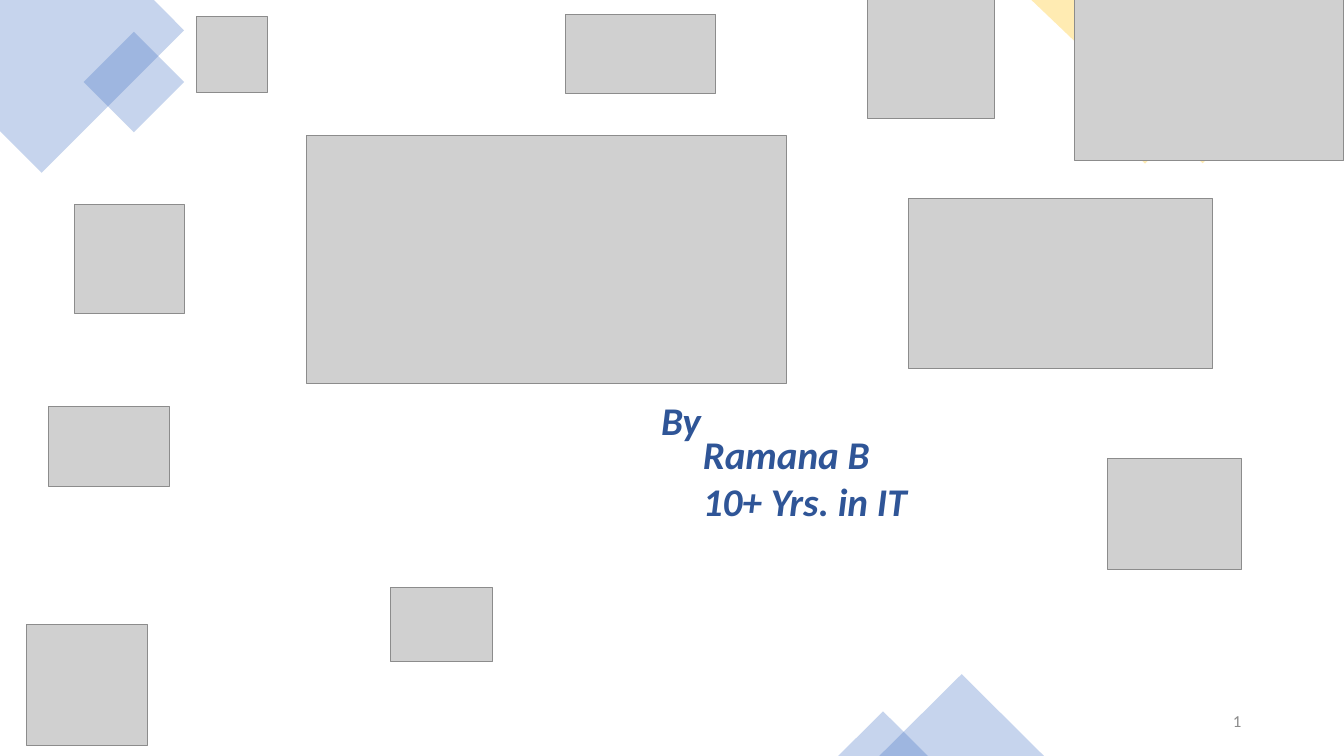
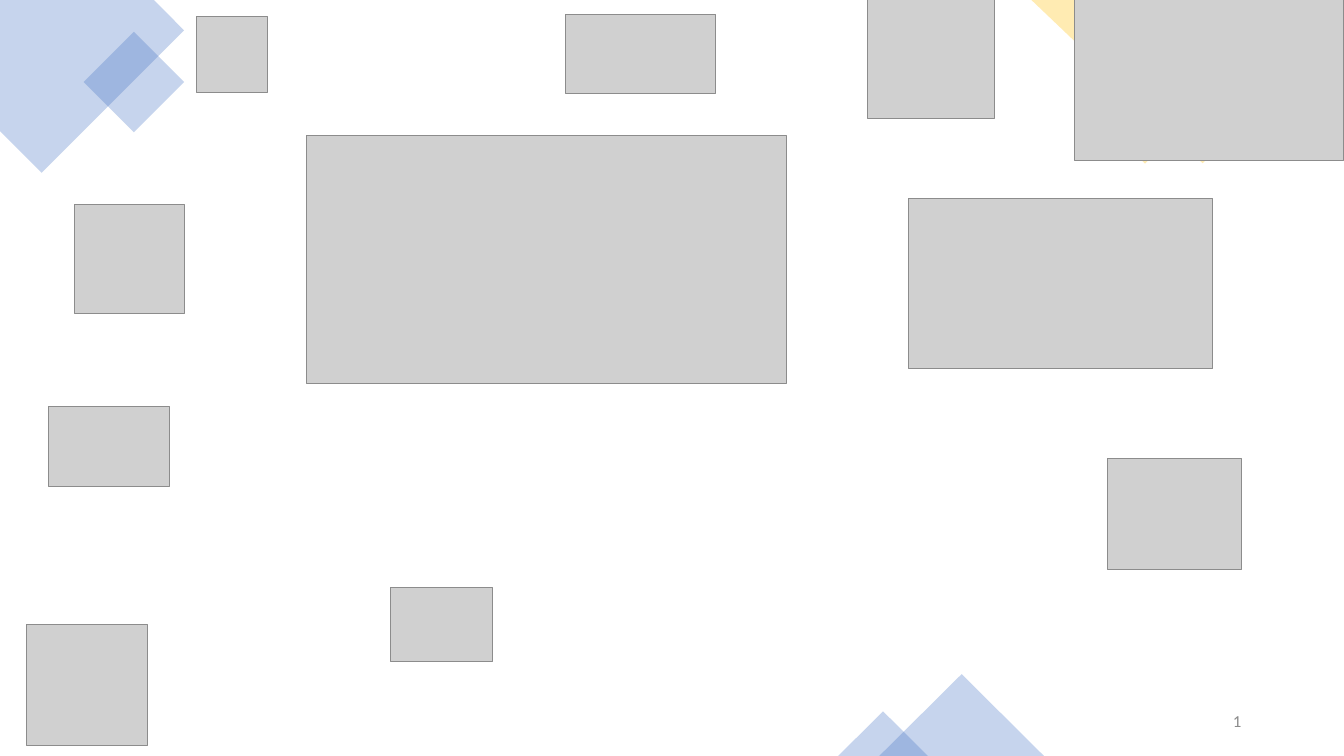
Before and after one commit to buchepalli-ramana-2/AzureDevOps, a slide deck: slide 1 of CoursePPT/Azure DevOps.pptx. Drawn at 1344x756 pixels with LibreOffice and Linux fonts; fonts in the diff are those of the drawing; grey boxes stand for pictures; background and template pictures are left out. Boxes give left, top, right and bottom in pixels: in the first picture for what was removed or moved away, otherwise in the second. Text is boxed around its words. In the diff, an @@ line names an element or a change of style, - is before the commit and + after.

```diff
--- a/CoursePPT/Azure DevOps.pptx
+++ b/CoursePPT/Azure DevOps.pptx
@@ text removed at (x1=661, y1=409, x2=701, y2=441) @@
-By
@@ text removed at (x1=703, y1=443, x2=907, y2=517) @@
-Ramana B
-10+ Yrs. in IT
```
Also in this commit, not shown: 2 other files.
